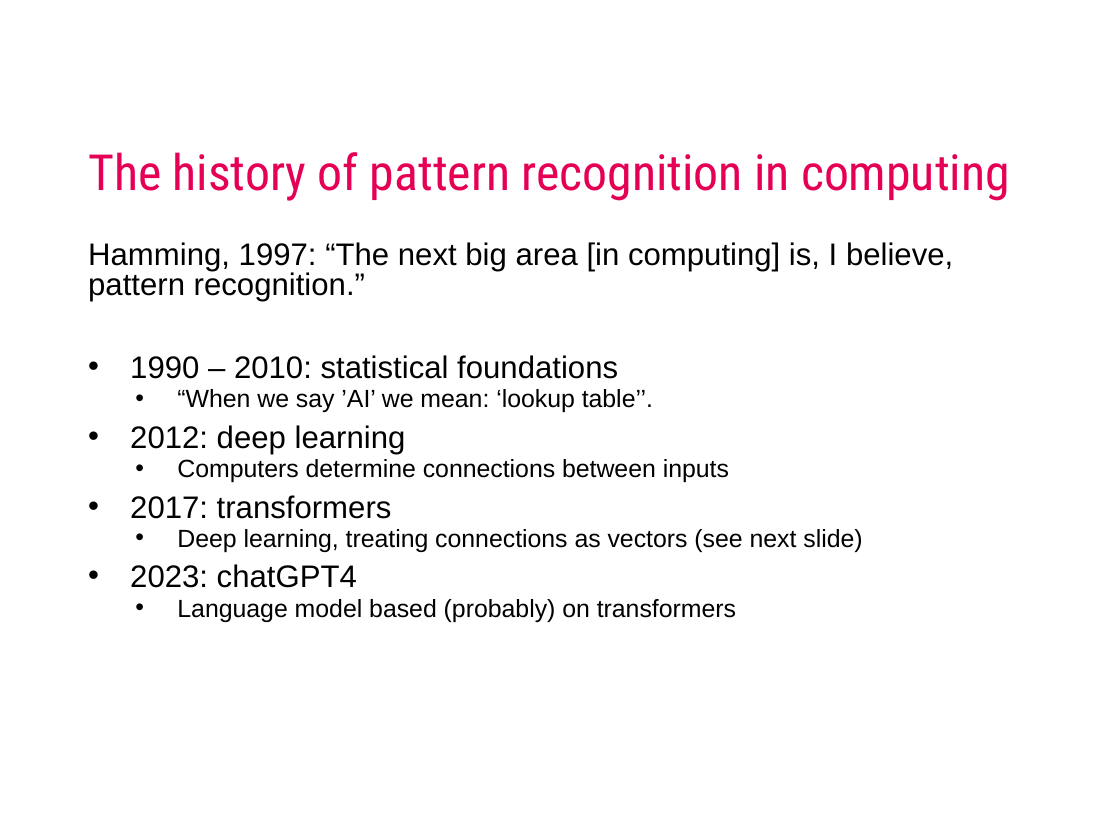
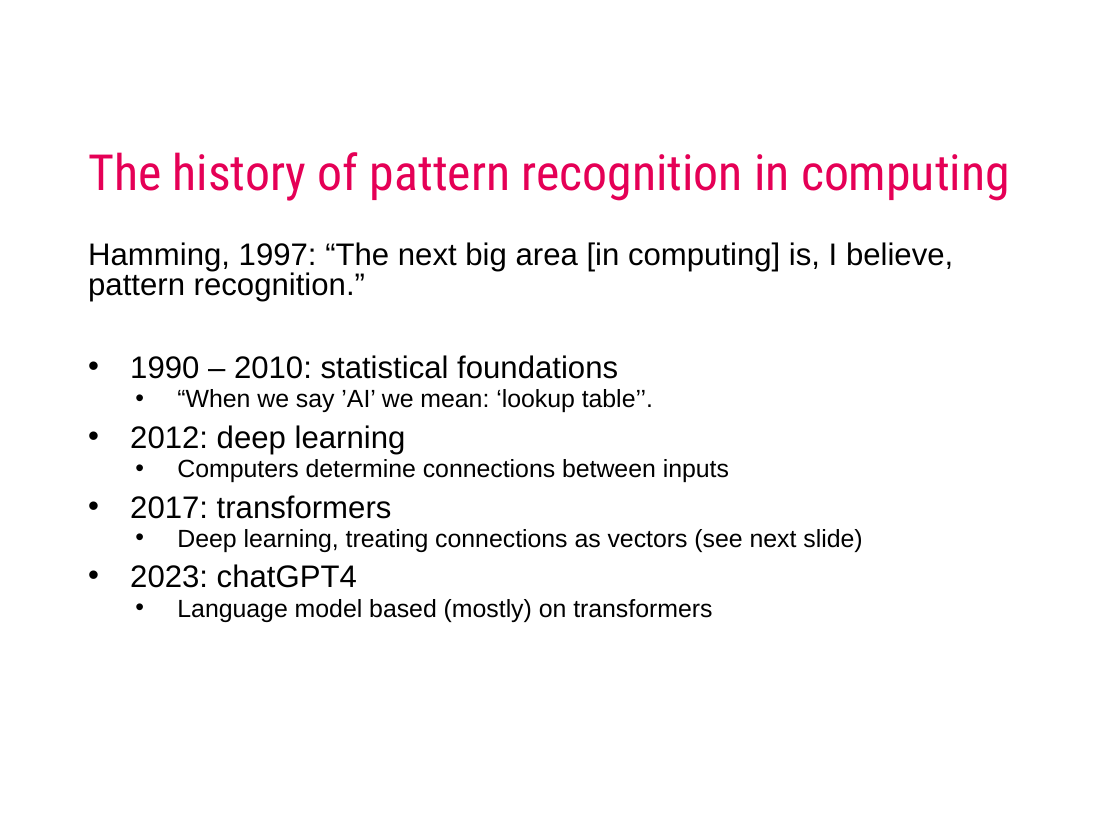
Before and after one commit to mcdejonge/ws-ai-fundamentals-msi, a slide deck: slide 7 of ai fundamentals.pptx. Drawn at 1120x840 pixels with LibreOffice and Linux fonts; fonts in the diff are those of the drawing; background and template pictures are left out. Boxes give left, top, right and bottom in pixels: in the first picture for what was removed or moved away, otherwise in the second. Text is boxed around its words. In the diff, an @@ line names an element or a change of style, - is before the commit and + after.

```diff
--- a/ai fundamentals.pptx
+++ b/ai fundamentals.pptx
@@ text at [177,599,712,622]: text changed @@
-  • Language model based (probably) on transformers
+  • Language model based (mostly) on transformers
```
Also in this commit, not shown: 4 other slides changed, 1 slide added, 1 slide removed, 1 other file.
